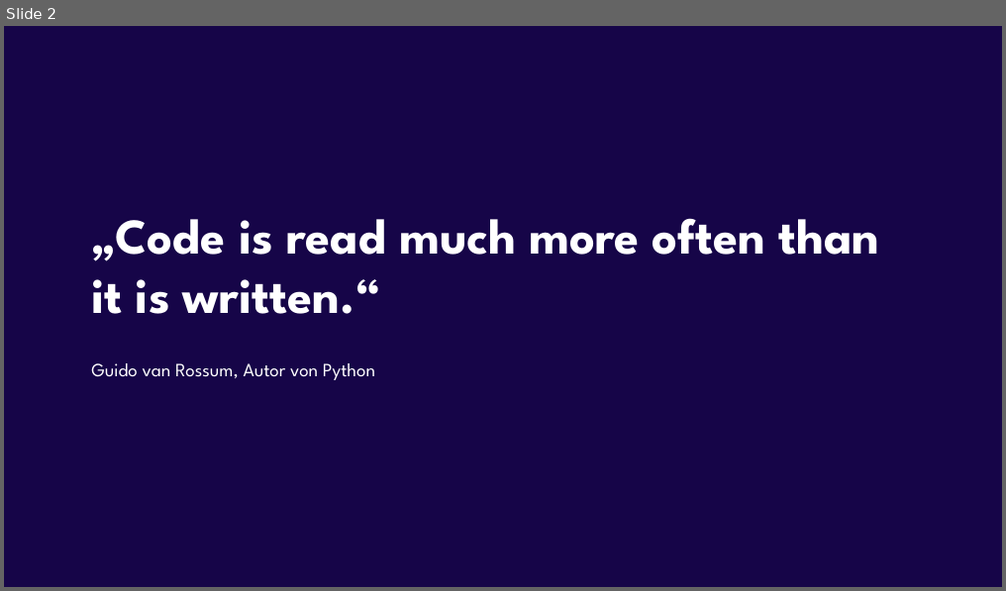
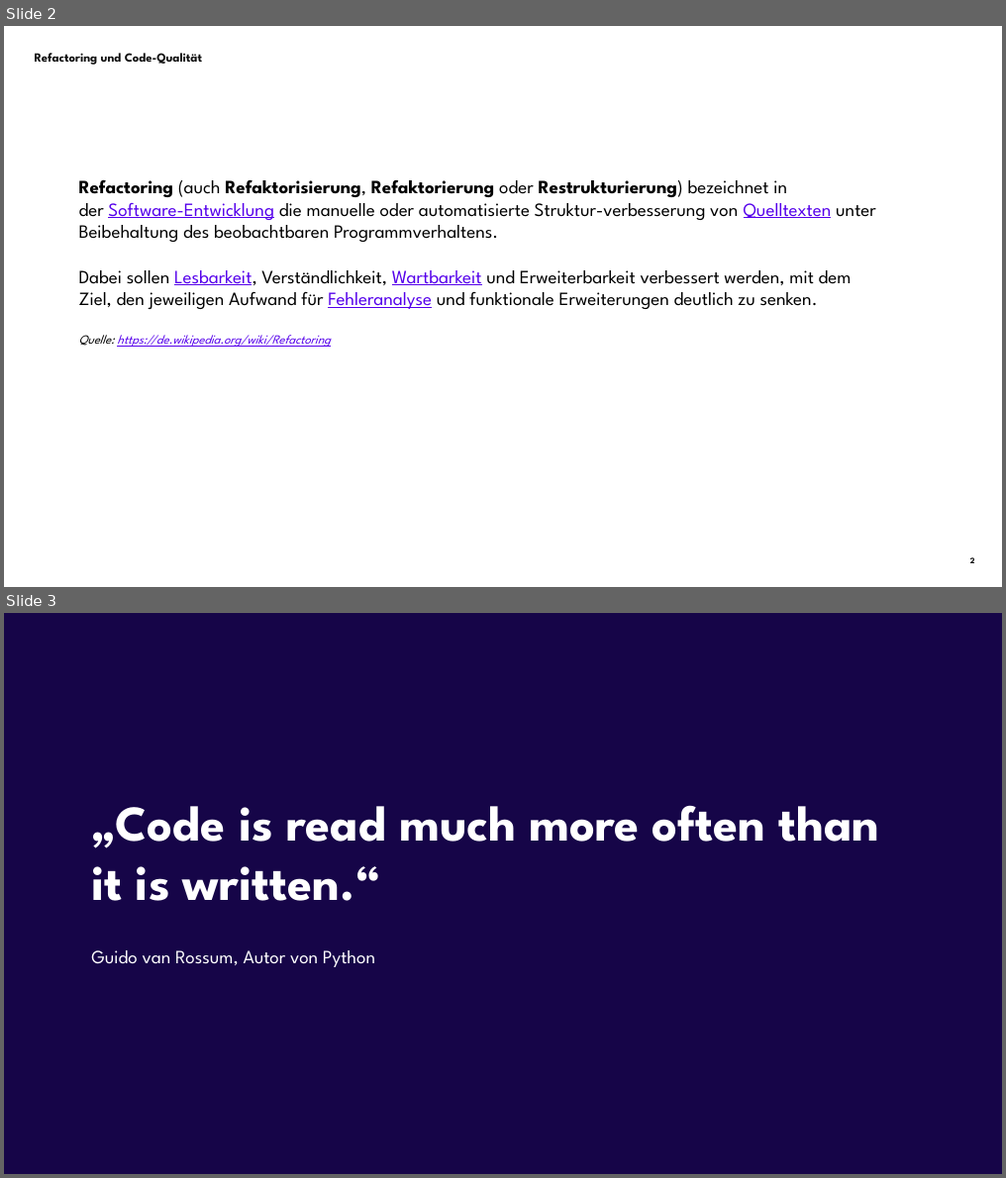
Before and after one commit to stackfuel/Python_Live_Sessions, a slide deck: basics/7_refactoring/Refactoring_Code_Qualität_LS7_PYB.pptx. Shown one above the other, each under a label of ours: slide 2 before the commit, slides 2 and 3 after it. The pictures are 1006x591 and 1006x1178 pixels, drawn with LibreOffice and Linux fonts; fonts in the diff are those of the drawing; background and template pictures are left out. Boxes give left, top, right and bottom in pixels: in the first picture for what was removed or moved away, otherwise in the second. Text is boxed around its words. In the diff, an @@ line names an element or a change of style, - is before the commit and + after.

Commit message:
refactoring powerpoint: minor edits

```diff
--- a/basics/7_refactoring/Refactoring_Code_Qualität_LS7_PYB.pptx
+++ b/basics/7_refactoring/Refactoring_Code_Qualität_LS7_PYB.pptx
@@ slide 2 added at bbox=[4, 26, 1002, 587], background #FFFFFF @@
@@ text added at bbox=[35, 53, 202, 65], 12 pt, text #101010, bold @@
+Refactoring und Code-Qualität
@@ text added at bbox=[79, 179, 876, 347], 18 pt, text #000000 @@
+Refactoring (auch Refaktorisierung, Refaktorierung oder Restrukturierung) bezeichnet in der Software-Entwicklung die manuelle oder automatisierte Struktur-verbesserung von Quelltexten unter Beibehaltung des beobachtbaren Programmverhaltens.
+Dabei sollen Lesbarkeit, Verständlichkeit, Wartbarkeit und Erweiterbarkeit verbessert werden, mit dem Ziel, den jeweiligen Aufwand für Fehleranalyse und funktionale Erweiterungen deutlich zu senken.
+Quelle: https://de.wikipedia.org/wiki/Refactoring
@@ page number added at bbox=[970, 558, 975, 564], 8 pt, text #101010, bold @@
+2
@@ what was slide 2 is now slide 3 @@
```
Also in this commit, not shown: 5 slides changed, 1 other file.
